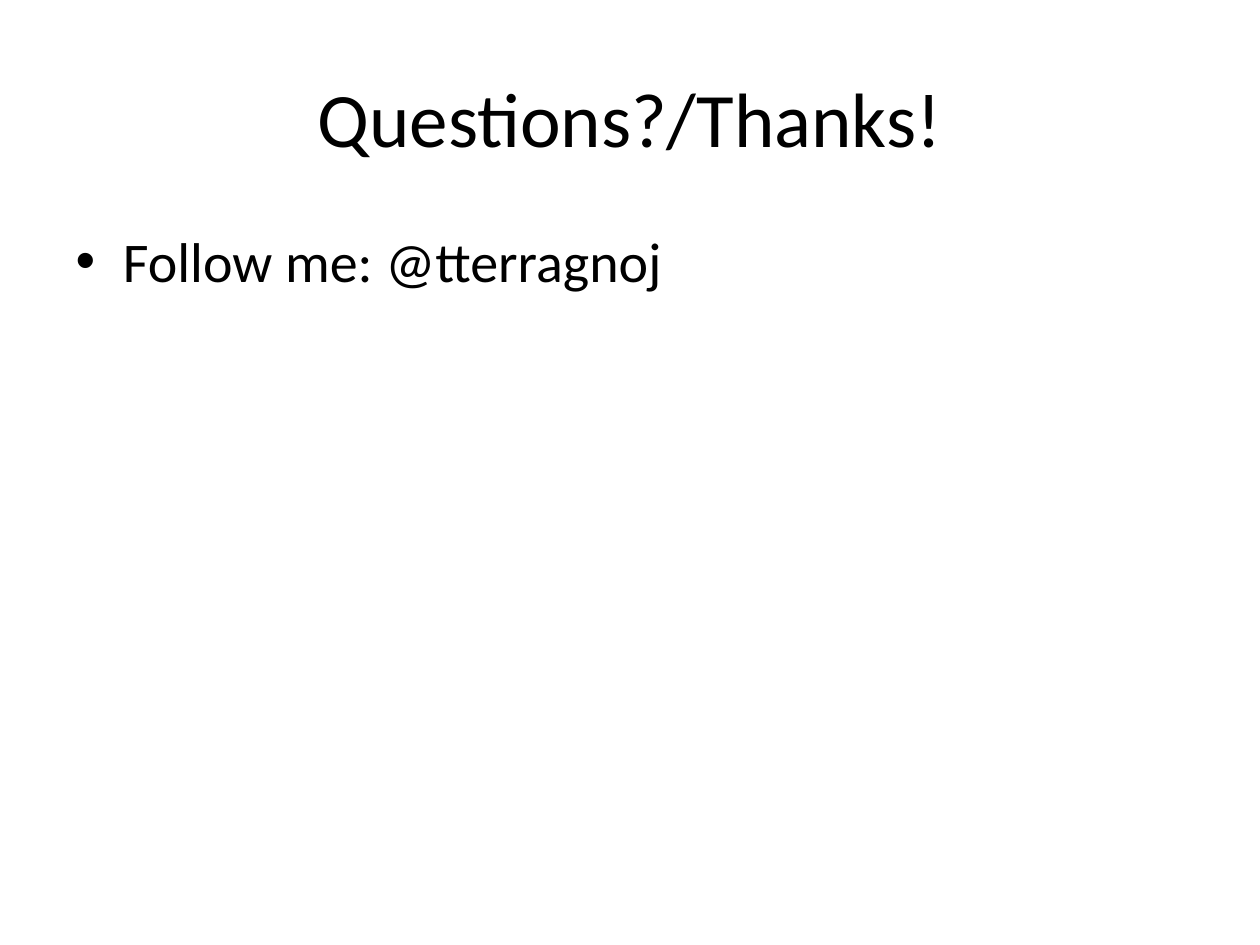
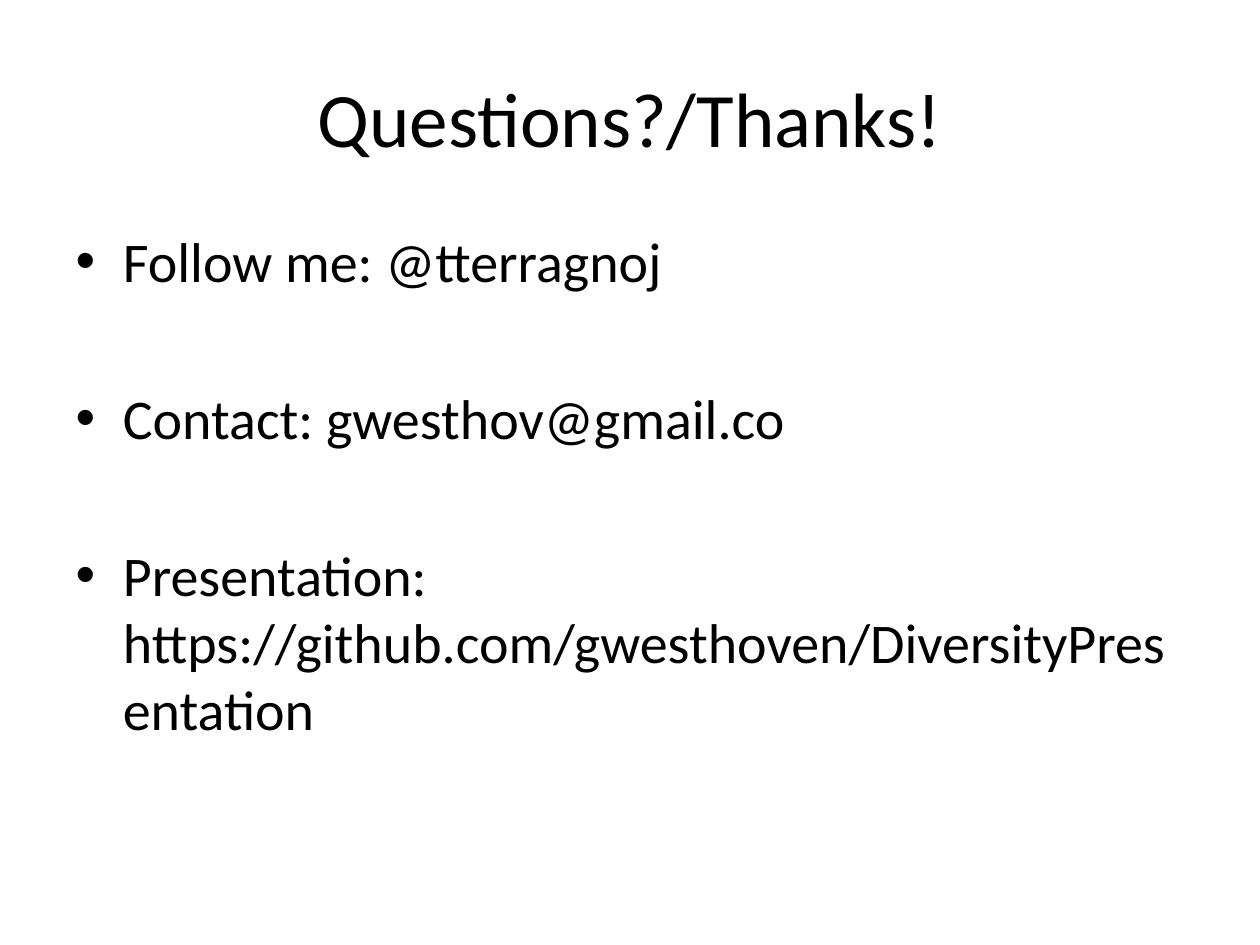
Before and after one commit to gwesthoven/DiversityPresentation, a slide deck: slide 14 of WhatAreYouHiringFor.pptx. Drawn at 1260x945 pixels with LibreOffice and Linux fonts; fonts in the diff are those of the drawing. Boxes give left, top, right and bottom in pixels: in the first picture for what was removed or moved away, otherwise in the second. Text is boxed around its words. In the diff, an @@ line names an element or a change of style, - is before the commit and + after.

Commit message:
Add files via upload
Adding link to github and contact info.

```diff
--- a/WhatAreYouHiringFor.pptx
+++ b/WhatAreYouHiringFor.pptx
@@ text at [123,400,1165,673]: paragraphs added @@
+• Contact: gwesthov@gmail.co
+• Presentation: https://github.com/gwesthoven/DiversityPresentation
```
